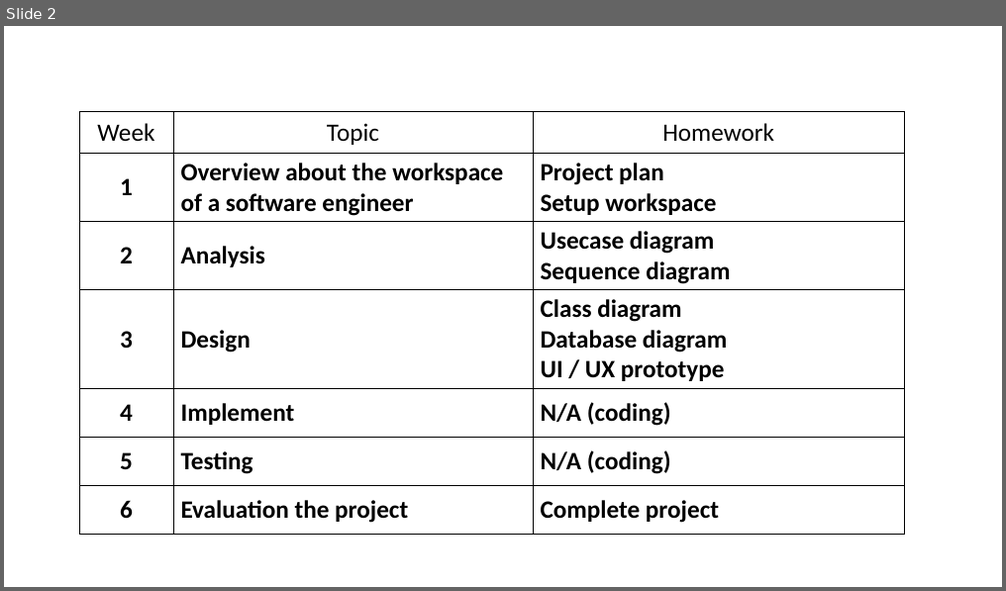
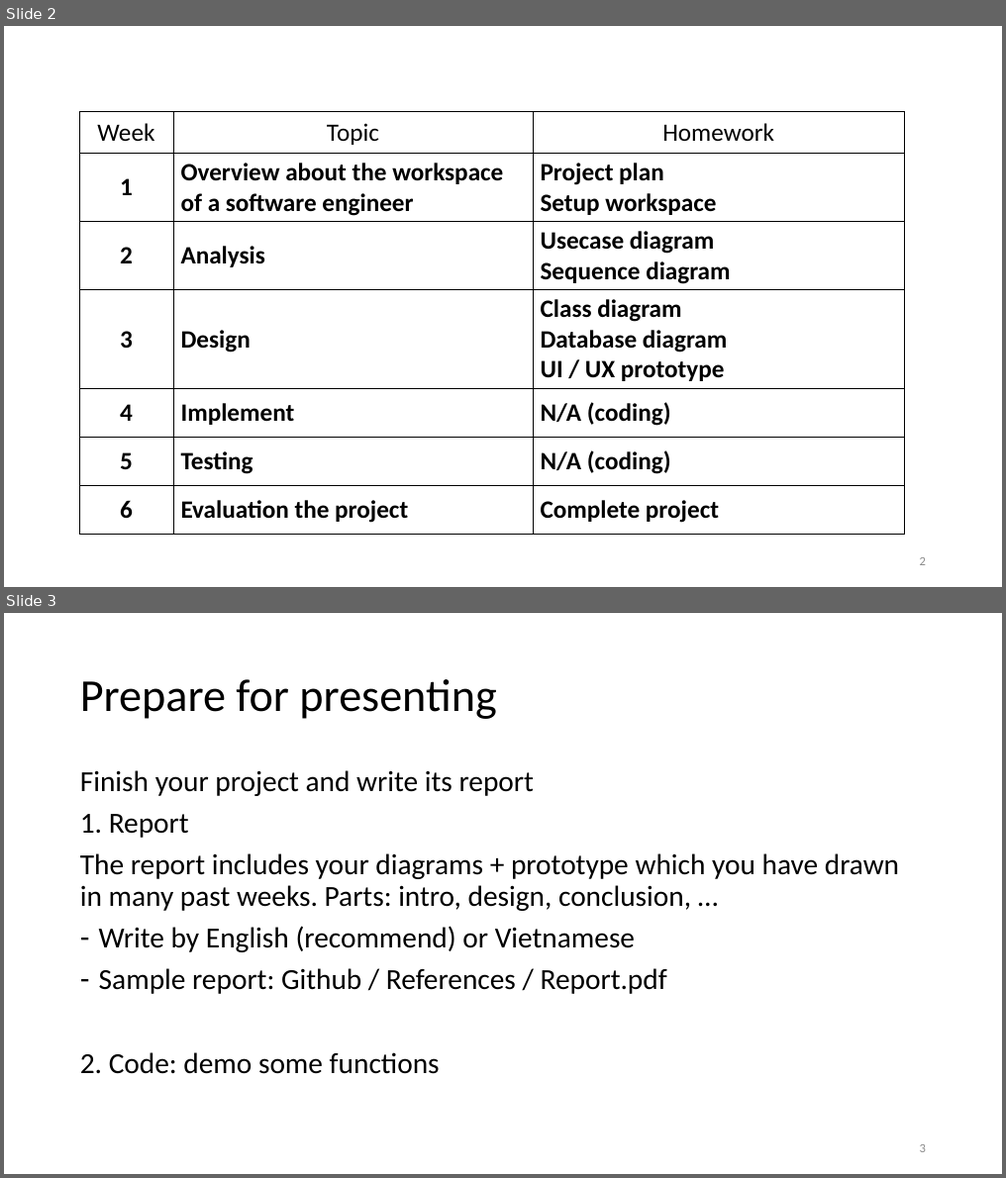
Before and after one commit to vutuanhai237/CourseMaterials, a slide deck: CS4273 - Introduce to Software Engineering/Lab 6. Evaluation.pptx. Shown one above the other, each under a label of ours: slide 2 before the commit, slides 2 and 3 after it. The pictures are 1006x591 and 1006x1178 pixels, drawn with LibreOffice and Linux fonts; fonts in the diff are those of the drawing. Boxes give left, top, right and bottom in pixels: in the first picture for what was removed or moved away, otherwise in the second. Text is boxed around its words. In the diff, an @@ line names an element or a change of style, - is before the commit and + after.

```diff
--- a/CS4273 - Introduce to Software Engineering/Lab 6. Evaluation.pptx
+++ b/CS4273 - Introduce to Software Engineering/Lab 6. Evaluation.pptx
@@ slide 3 added at (4,613,1002,1174), background #FFFFFF @@
@@ title added at (80,679,496,719), 44 pt, text #000000 @@
+Prepare for presenting
@@ text added at (80,770,899,1074), 28 pt, text #000000 @@
+Finish your project and write its report
+1. Report
+The report includes your diagrams + prototype which you have drawn in many past weeks. Parts: intro, design, conclusion, …
+– Write by English (recommend) or Vietnamese
+– Sample report: Github / References / Report.pdf
+2. Code: demo some functions
@@ page number added at (920,1145,926,1153), 12 pt, text #8C8C8C @@
+3
@@ slide 2 changed as well @@
@@ page number added at (920,558,926,566), 12 pt, text #8C8C8C @@
+2
```
Also in this commit, not shown: 5 other slides changed, 2 other slides added, 17 other files.
